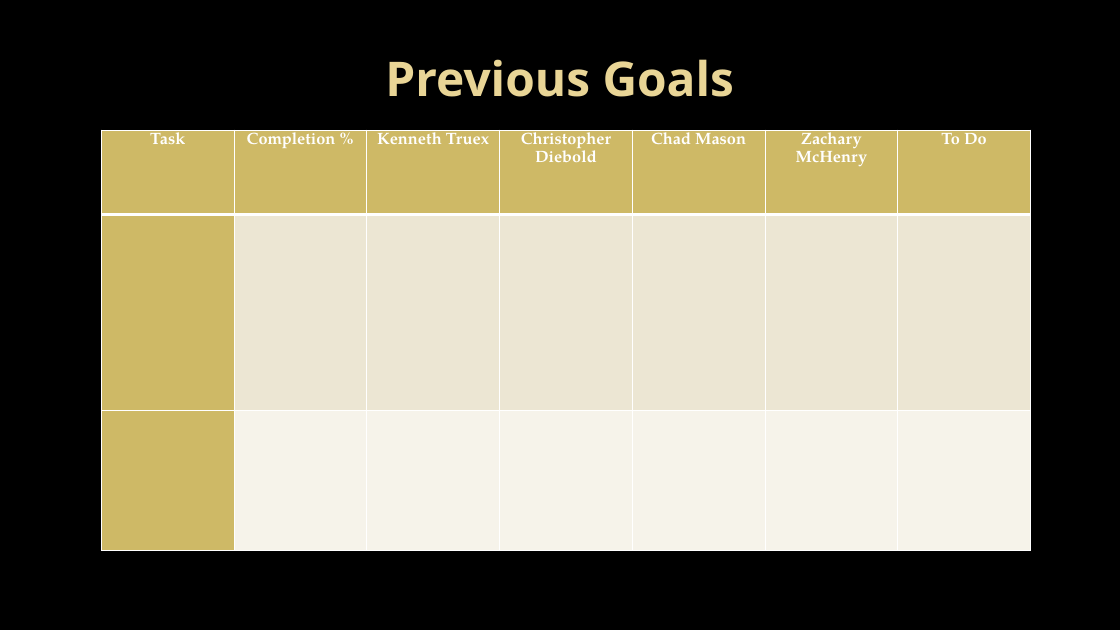
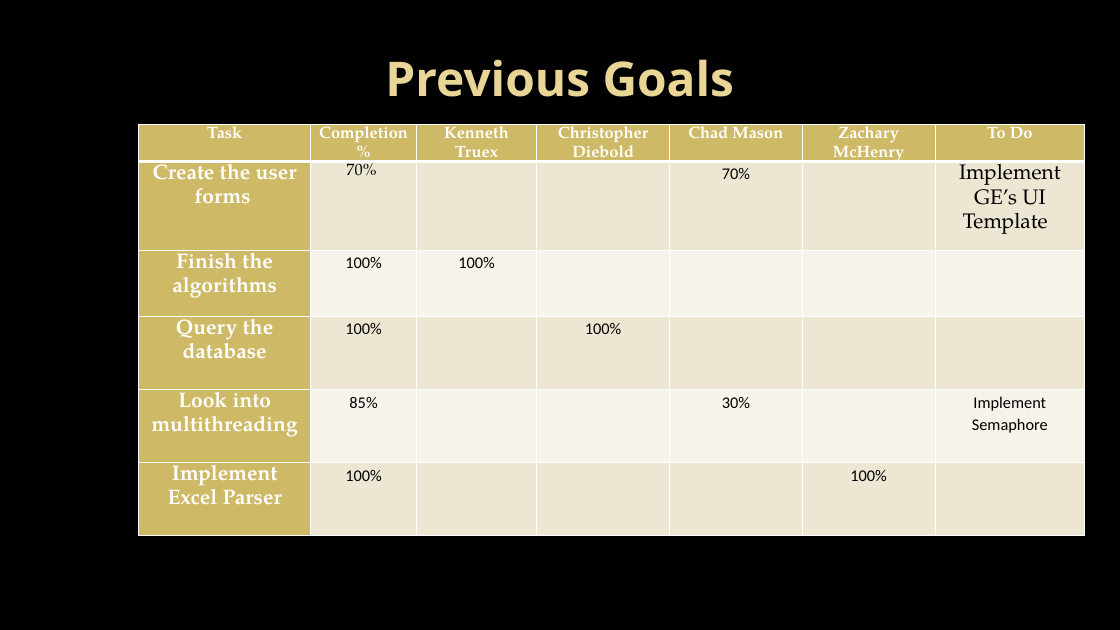
Before and after one commit to Topgun122104/SeniorProj, a slide deck: slide 2 of Documents/Presentations/Milestone 3 presentation.pptx. Drawn at 1120x630 pixels with LibreOffice and Linux fonts; fonts in the diff are those of the drawing; background and template pictures are left out. Boxes give left, top, right and bottom in pixels: in the first picture for what was removed or moved away, otherwise in the second. Text is boxed around its words. In the diff, an @@ line names an element or a change of style, - is before the commit and + after.

```diff
--- a/Documents/Presentations/Milestone 3 presentation.pptx
+++ b/Documents/Presentations/Milestone 3 presentation.pptx
@@ table at bbox=[139, 124, 1085, 544] @@
-row 2:  |  |  |  |  |  | 
-row 3:  |  |  |  |  |  | 
+row 2: Create the user forms | 70% |  |  | 70% |  | Implement GE’s UI Template
+row 3: Finish the algorithms | 100% | 100% |  |  |  | 
+row 4: Query the database | 100% |  | 100% |  |  | 
+row 5: Look into multithreading | 85% |  |  | 30% |  | Implement Semaphore
+row 6: Implement Excel Parser | 100% |  |  |  | 100% | 
@@ table: place and size @@
-table at bbox=[102, 130, 1031, 551]
+table at bbox=[139, 124, 1085, 544]
```
Also in this commit, not shown: 5 slides added, 2 slides removed, 1 other file.
